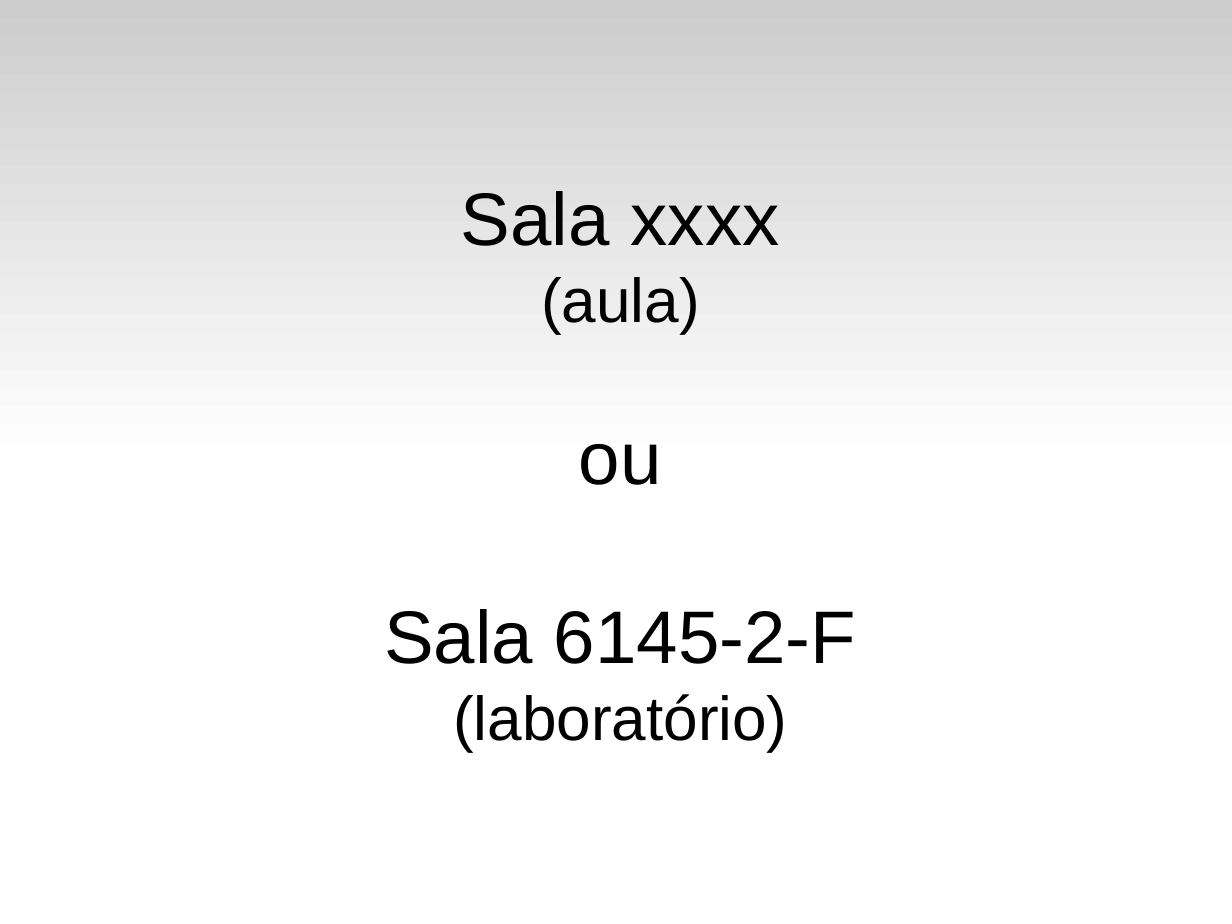
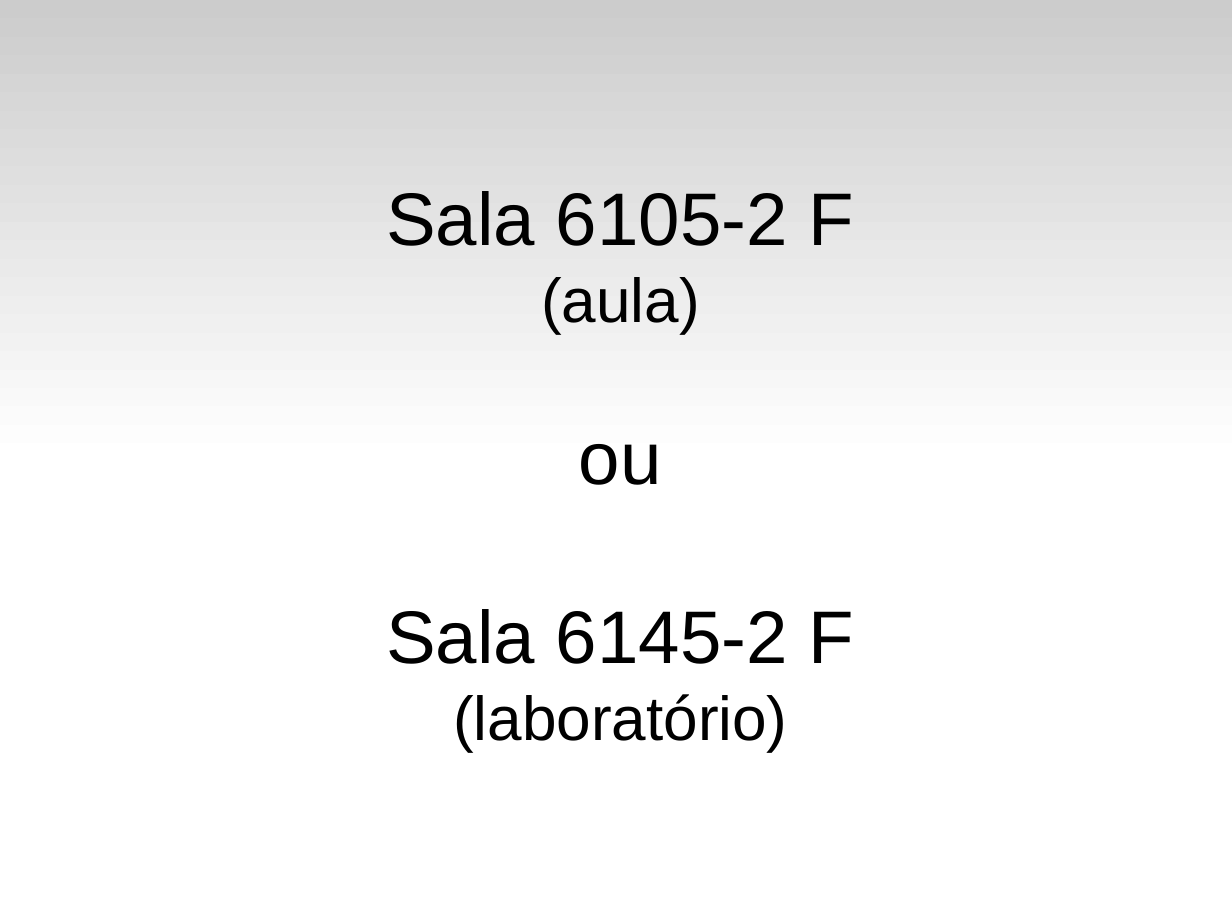
Before and after one commit to fsantanna-uerj/IPD, a slide deck: slide 2 of slides/ipd-00.odp. Drawn at 1232x924 pixels with LibreOffice and Linux fonts; fonts in the diff are those of the drawing. Boxes give left, top, right and bottom in pixels: in the first picture for what was removed or moved away, otherwise in the second. Text is boxed around its words. In the diff, an @@ line names an element or a change of style, - is before the commit and + after.

```diff
--- a/slides/ipd-00.odp
+++ b/slides/ipd-00.odp
@@ subtitle at (386, 191, 854, 246): text changed @@
-Sala xxxx
+Sala 6105-2 F
@@ subtitle at (386, 609, 854, 664): text changed @@
-Sala 6145-2-F
+Sala 6145-2 F
```
Also in this commit, not shown: 3 other files.
